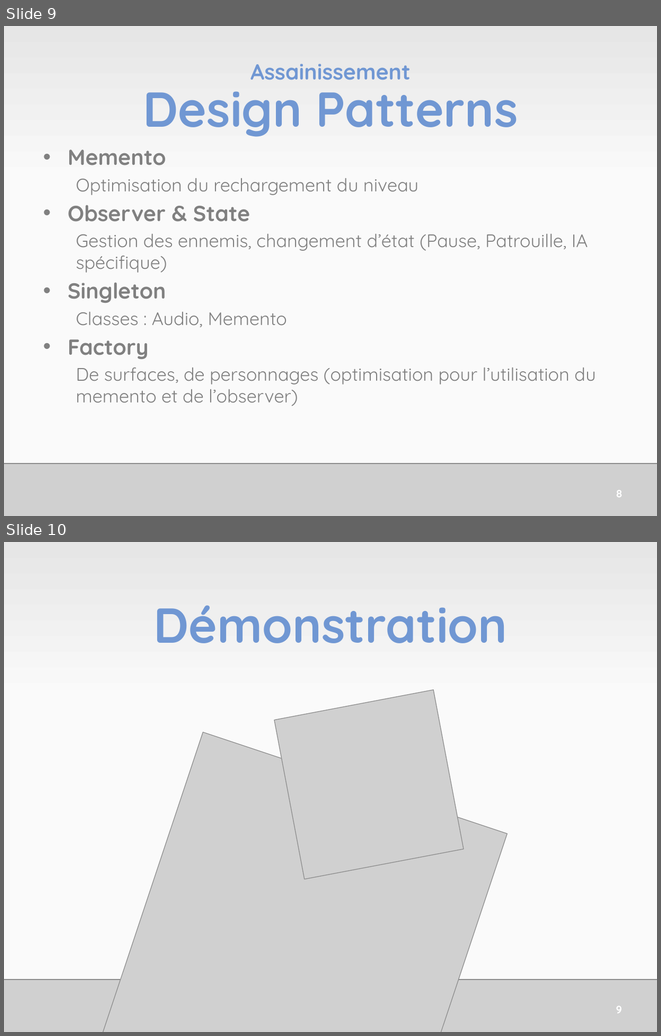
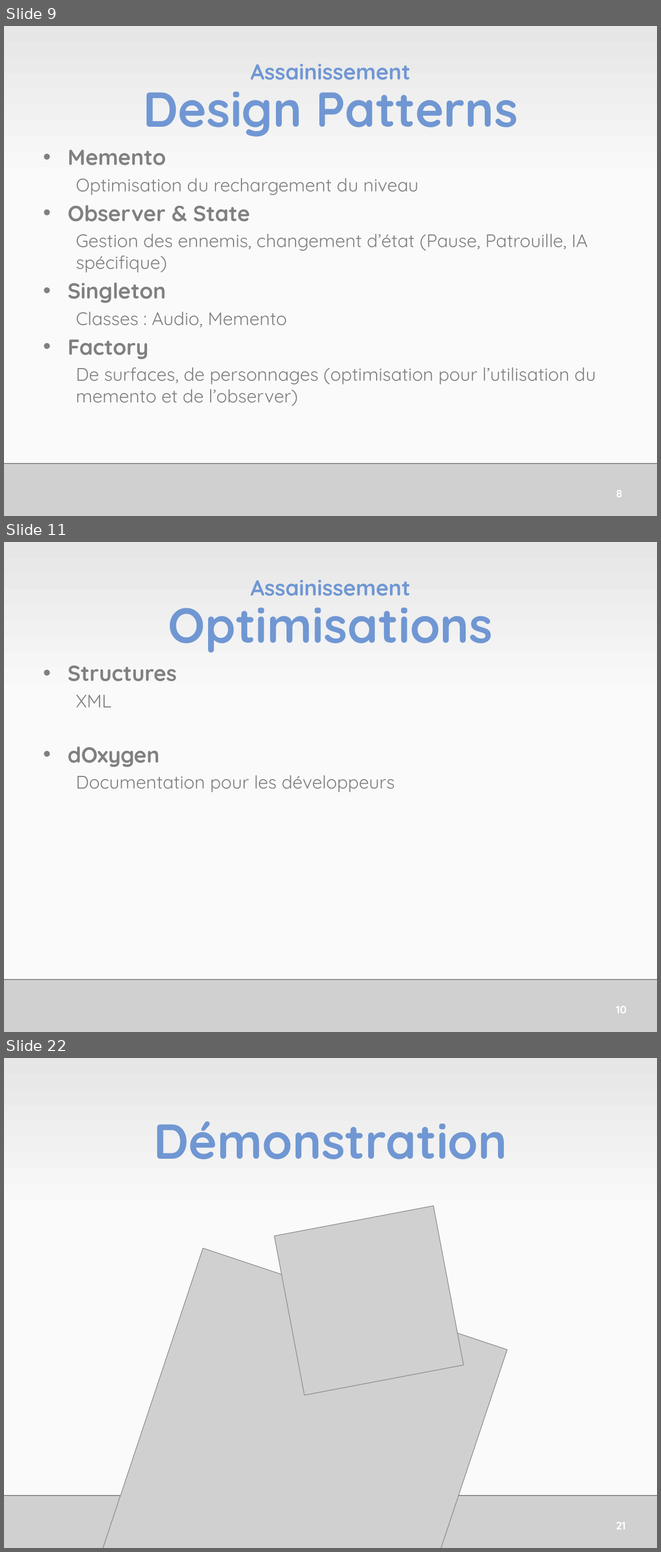
Before and after one commit to RomainClaret/bsc.p2.2, a slide deck: Administration/JamesGouinSePresente.pptx. Shown one above the other, each under a label of ours: slides 9 and 10 before the commit, slides 9, 11 and 22 after it; the slides between them are not shown. The pictures are 661x1036 and 661x1552 pixels, drawn with LibreOffice and Linux fonts; fonts in the diff are those of the drawing; grey boxes stand for pictures. Boxes give left, top, right and bottom in pixels: in the first picture for what was removed or moved away, otherwise in the second. Text is boxed around its words. In the diff, an @@ line names an element or a change of style, - is before the commit and + after.

```diff
--- a/Administration/JamesGouinSePresente.pptx
+++ b/Administration/JamesGouinSePresente.pptx
@@ slide 11 added at bbox=[4, 542, 657, 1032], background gradient #FAFAFA to #E6E6E6 @@
@@ title added at bbox=[168, 580, 493, 653], 24 pt, text #7097D3, bold @@
+Assainissement
+Optimisations
@@ text added at bbox=[68, 665, 395, 792], 20 pt, text #808080 @@
+• Structures
+  XML
+• dOxygen
+  Documentation pour les développeurs
@@ picture added at bbox=[4, 979, 657, 1032] @@
@@ page number added at bbox=[616, 1006, 627, 1013], 12 pt, text #FFFFFF, bold @@
+10
@@ what was slide 10 is now slide 22 @@
@@ page number at bbox=[616, 1522, 626, 1529]: text changed @@
-9
+21
```
Also in this commit, not shown: 11 other slides added, 5 other files.
